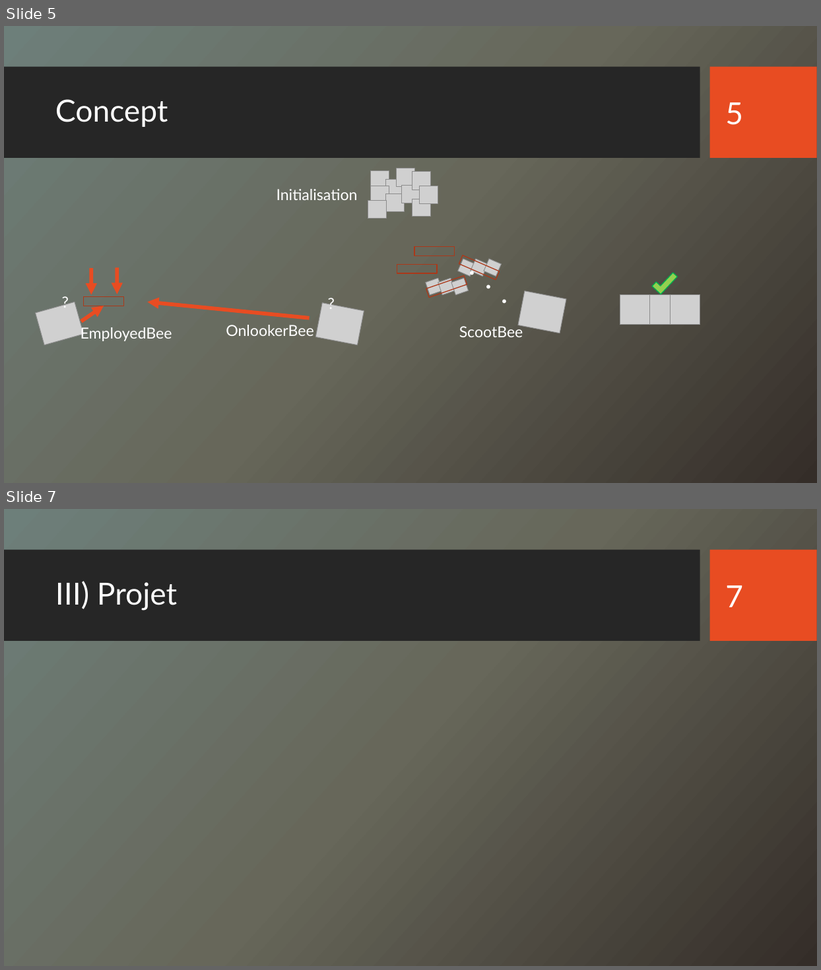
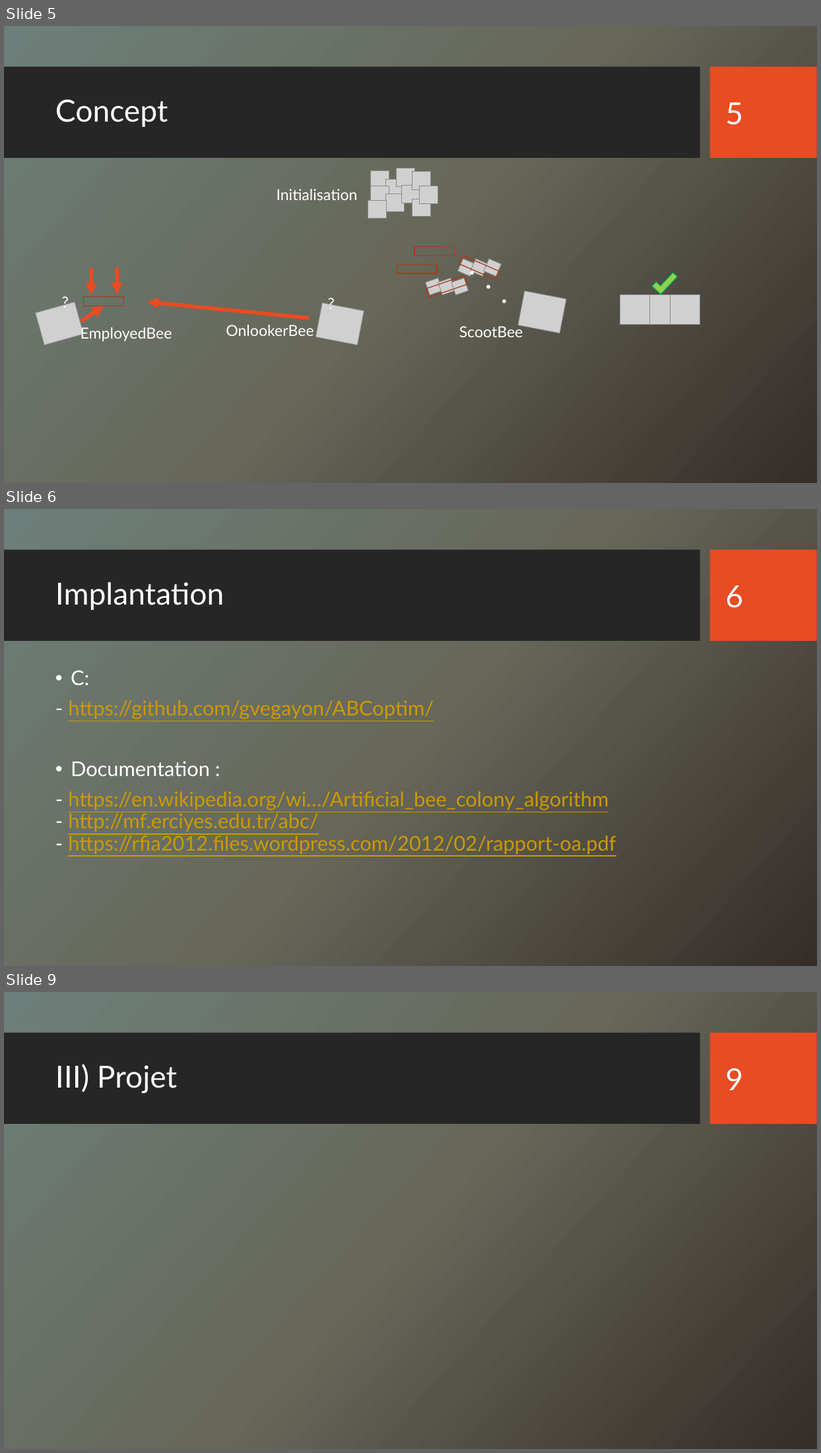
Before and after one commit to kazouke/Artificial-Bee-Colony, a slide deck: Intelligence Artificielle.pptx. Shown one above the other, each under a label of ours: slides 5 and 7 before the commit, slides 5, 6 and 9 after it; the slides between them are not shown. The pictures are 821x970 and 821x1453 pixels, drawn with LibreOffice and Linux fonts; fonts in the diff are those of the drawing; grey boxes stand for pictures; background and template pictures are left out. Boxes give left, top, right and bottom in pixels: in the first picture for what was removed or moved away, otherwise in the second. Text is boxed around its words. In the diff, an @@ line names an element or a change of style, - is before the commit and + after.

```diff
--- a/Intelligence Artificielle.pptx
+++ b/Intelligence Artificielle.pptx
@@ slide 6 added at <box>4,509,817,966</box>, background picture (left out); not listed: 2 template elements that a slide beside it also shows @@
@@ title added at <box>55,582,224,610</box>, 36 pt, text #FFFFFF @@
+Implantation
@@ page number added at <box>725,586,743,608</box>, 36 pt, text #FFFFFF @@
+6
@@ text added at <box>68,670,616,854</box>, 24 pt, text #CC9900, underline @@
+• C:
+- https://github.com/gvegayon/ABCoptim/
+• Documentation :
+- https://en.wikipedia.org/wi…/Artificial_bee_colony_algorithm
+- http://mf.erciyes.edu.tr/abc/
+- https://rfia2012.files.wordpress.com/2012/02/rapport-oa.pdf
@@ what was slide 7 is now slide 9 @@
@@ page number at <box>725,1068,743,1090</box>: text changed @@
-7
+9
```
Also in this commit, not shown: 2 slides changed, 1 other slide added, 3 other files.
